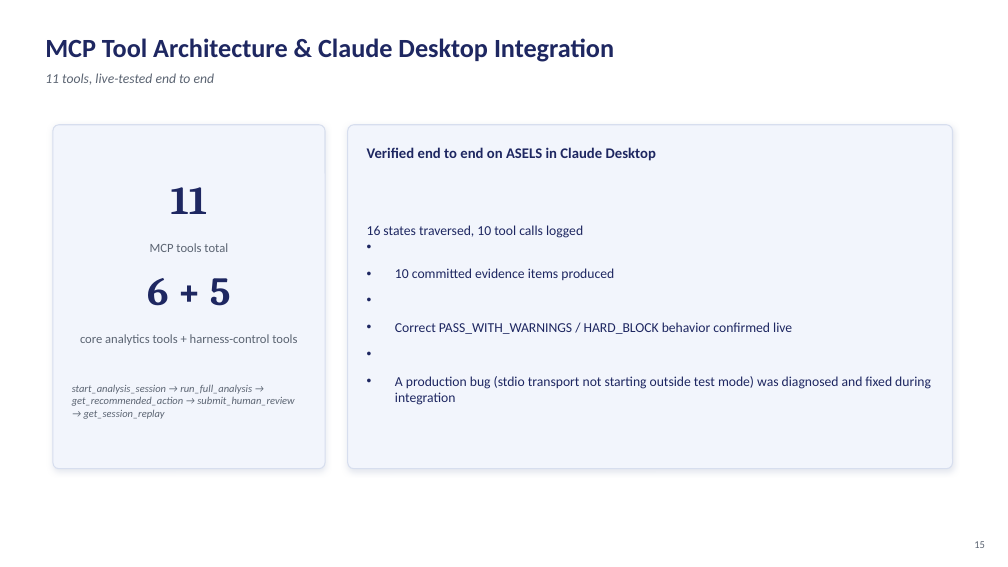
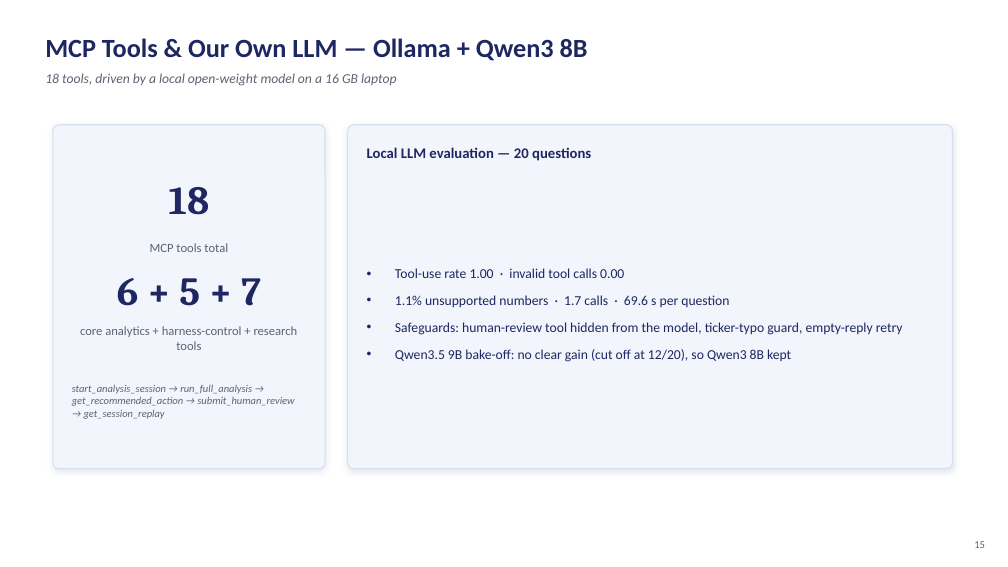
Before and after one commit to altugikiz/bist100-mcp-trader, a slide deck: slide 15 of docs/presentation/BIST100_Harness_Presentation.pptx. Drawn at 1008x567 pixels with LibreOffice and Linux fonts; fonts in the diff are those of the drawing. Boxes give left, top, right and bottom in pixels: in the first picture for what was removed or moved away, otherwise in the second. Text is boxed around its words. In the diff, an @@ line names an element or a change of style, - is before the commit and + after.

```diff
--- a/docs/presentation/BIST100_Harness_Presentation.pptx
+++ b/docs/presentation/BIST100_Harness_Presentation.pptx
@@ text at <box>45,38,588,61</box>: text changed @@
-MCP Tool Architecture & Claude Desktop Integration
+MCP Tools & Our Own LLM — Ollama + Qwen3 8B
@@ text at <box>45,73,396,86</box>: text changed @@
-11 tools, live-tested end to end
+18 tools, driven by a local open-weight model on a 16 GB laptop
@@ text at <box>367,147,591,161</box>: text changed @@
-Verified end to end on ASELS in Claude Desktop
+Local LLM evaluation — 20 questions
@@ text at <box>169,187,209,215</box>: text changed @@
-11
+18
@@ text at <box>395,268,903,362</box>: text changed @@
-• 16 states traversed, 10 tool calls logged
-• 10 committed evidence items produced
-• Correct PASS_WITH_WARNINGS / HARD_BLOCK behavior confirmed live
-• A production bug (stdio transport not starting outside test mode) was diagnosed and fixed during integration
+• Tool-use rate 1.00 · invalid tool calls 0.00
+• 1.1% unsupported numbers · 1.7 calls · 69.6 s per question
+• Safeguards: human-review tool hidden from the model, ticker-typo guard, empty-reply retry
+• Qwen3.5 9B bake-off: no clear gain (cut off at 12/20), so Qwen3 8B kept
@@ text at <box>117,278,261,306</box>: text changed @@
-6 + 5
+6 + 5 + 7
@@ text at <box>80,326,298,350</box>: text changed @@
-core analytics tools + harness-control tools
+core analytics + harness-control + research tools
```
Also in this commit, not shown: 3 other slides changed, 2 other files.
